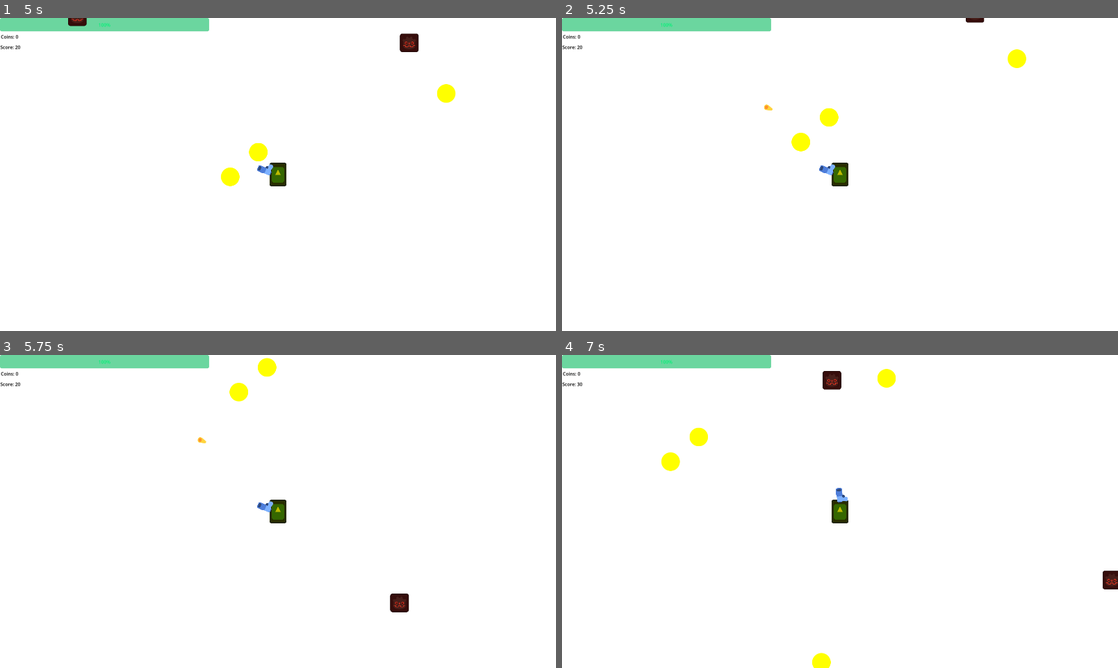
Above: before the commit, frames 1-4 (two rows, left to right).
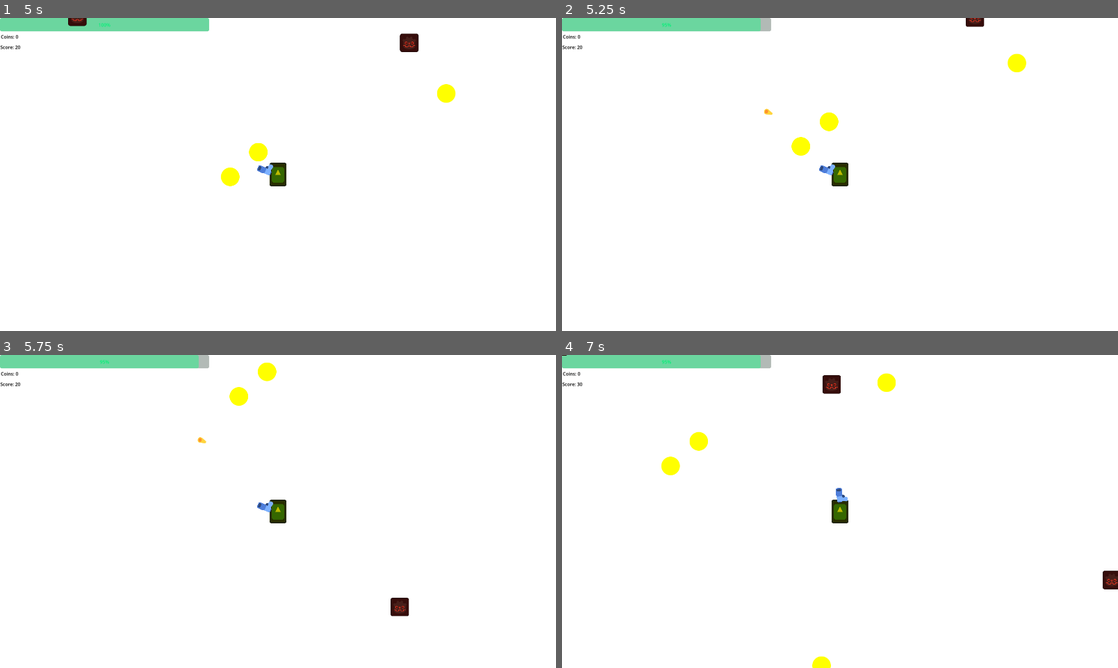
Above: after the commit, the same moments.

Repository: deutandev/survival-shooter
Game: Godot game, scene res://environment/map.tscn
The game is run twice, just before and just after one commit, with the same random seed, the same clock (stepped at 60 frames per second) and the same inputs. The engine's default icon, where the game draws it, is replaced by a stand-in: a white triangle on a blue panel in a dark square.
Inputs:
- Up to frame 1 (5 s): tap Enter at 0.5 s; hold D (move_right) 0.53-1.28 s; hold S (move_down) 1.28-2.03 s; hold D (move_right) 2.03-2.78 s; hold W (move_up) 2.78-3.53 s; hold A (move_left) from 3.53 s (still down)
- Up to frame 2 (5.25 s): release A (move_left) at 5.03 s; hold S (move_down) from 5.03 s (still down)
- Up to frame 3 (5.75 s): keep holding S (move_down)
- Up to frame 4 (7 s): release S (move_down) at 5.78 s; hold D (move_right) 5.78-6.53 s; hold W (move_up) from 6.53 s (still down)

Frame 1 is identical in both runs. In frame 2, 0.5% of the frame differs, in the area x 17-84%, y 0-44%; in frame 3, 0.4%; in frame 4, 0.6%, in the area x 0-61%, y 0-100%.

Commit message:
repair enemy hitbox

Diff:
--- a/characters/enemies/mob/mob.tscn
+++ b/characters/enemies/mob/mob.tscn
@@ -1,13 +1,16 @@
-[gd_scene load_steps=5 format=3 uid="uid://b35xwxdbvdg2w"]
+[gd_scene load_steps=6 format=3 uid="uid://b35xwxdbvdg2w"]
 
 [ext_resource type="Texture2D" uid="uid://b5kvkpcadh6o7" path="res://characters/enemies/mob/mob.svg" id="1_2auo0"]
 [ext_resource type="Script" uid="uid://b1ubsdibmcawl" path="res://characters/enemies/mob/mob.gd" id="1_4by1i"]
 [ext_resource type="Script" uid="uid://dhtstu4gad8uc" path="res://characters/enemies/mob/coin_drop_manager.gd" id="3_mxcvk"]
 
 [sub_resource type="CircleShape2D" id="CircleShape2D_4by1i"]
-radius = 33.541
+radius = 32.0156
 
-[node name="Mob" type="CharacterBody2D" groups=["enemy"]]
+[sub_resource type="CircleShape2D" id="CircleShape2D_mxcvk"]
+radius = 38.0526
+
+[node name="Mob" type="CharacterBody2D"]
 collision_layer = 4
 collision_mask = 7
 script = ExtResource("1_4by1i")
@@ -28,3 +31,10 @@
 visible = false
 offset_right = 40.0
 offset_bottom = 23.0
+
+[node name="HitBox" type="Area2D" parent="." groups=["enemy"]]
+collision_layer = 4
+collision_mask = 0
+
+[node name="HitCollision" type="CollisionShape2D" parent="HitBox"]
+shape = SubResource("CircleShape2D_mxcvk")
--- a/characters/player/player.tscn
+++ b/characters/player/player.tscn
@@ -1,16 +1,16 @@
 [gd_scene load_steps=8 format=3 uid="uid://dhpintm4oouv3"]
 
 [ext_resource type="Texture2D" uid="uid://dbcgwjj2htcvr" path="res://icon.svg" id="1_508ok"]
-[ext_resource type="Script" path="res://characters/player/health_manager.gd" id="1_exd8k"]
+[ext_resource type="Script" uid="uid://bjmv61e1a232k" path="res://characters/player/health_manager.gd" id="1_exd8k"]
 [ext_resource type="Script" uid="uid://84fb3bbyrwpm" path="res://characters/player/player.gd" id="1_xxgcw"]
-[ext_resource type="Script" path="res://characters/player/hurt_manager.gd" id="3_5dc8e"]
+[ext_resource type="Script" uid="uid://d1tg12xjvvu3f" path="res://characters/player/hurt_manager.gd" id="3_5dc8e"]
 [ext_resource type="PackedScene" uid="uid://cv8rforp2qx3w" path="res://pistol/gun.tscn" id="3_exd8k"]
 
 [sub_resource type="RectangleShape2D" id="RectangleShape2D_xxgcw"]
 size = Vector2(54, 71)
 
 [sub_resource type="CircleShape2D" id="CircleShape2D_5dc8e"]
-radius = 54.5367
+radius = 46.5107
 
 [node name="Player" type="CharacterBody2D" groups=["player"]]
 collision_mask = 6
@@ -53,6 +53,5 @@
 [node name="HealthManager" type="Node2D" parent="."]
 unique_name_in_owner = true
 script = ExtResource("1_exd8k")
-max_health = 10000
 
 [connection signal="area_entered" from="HurtManager/HurtBox" to="." method="_on_hurt_box_area_entered"]
Not shown: 1 places in environment/mainMenu.tscn that only renumber resources
Not shown: 1 places in environment/map.tscn that only renumber resources
